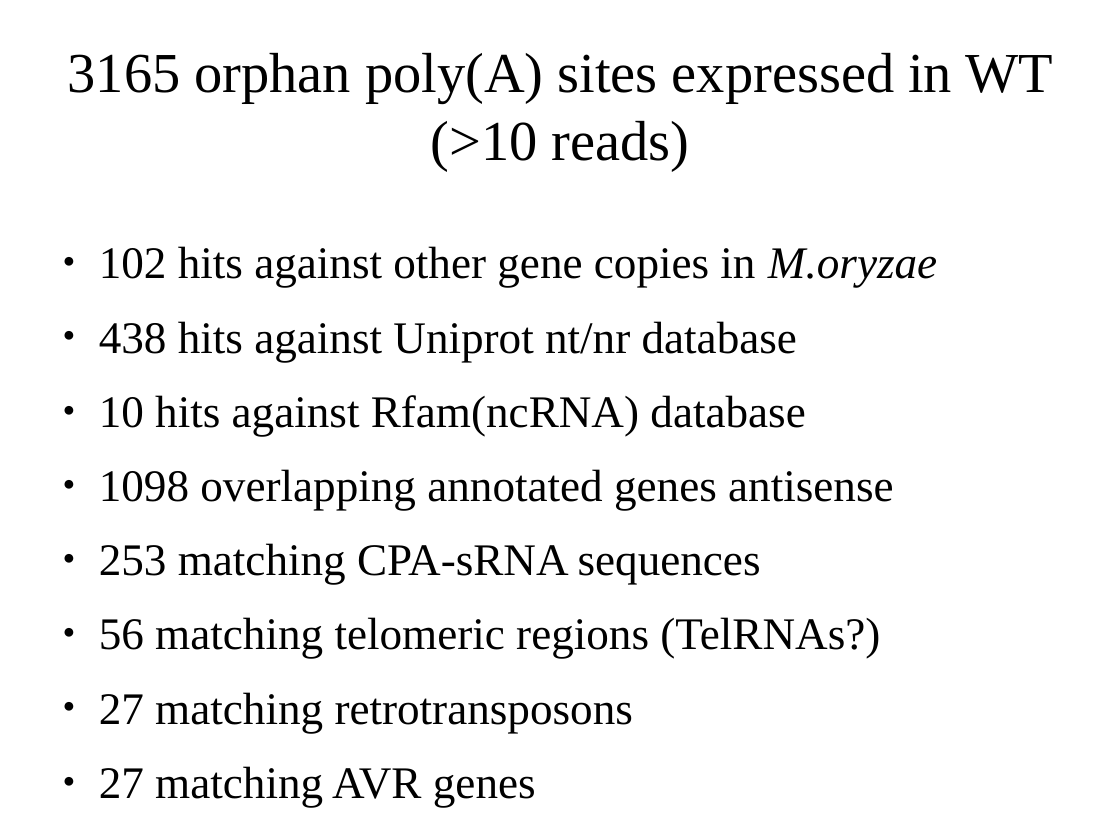
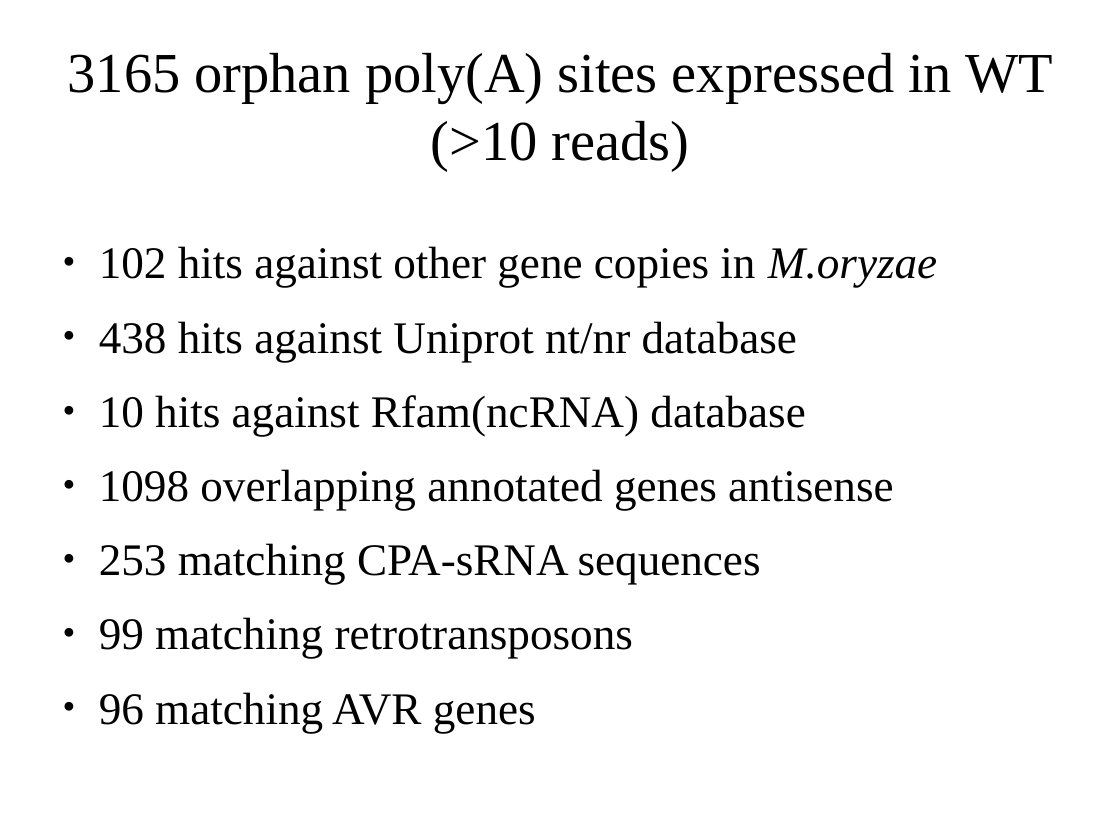
Before and after one commit to wilkinsonlab/m-oryzae-polya, a slide deck: slide 18 of doc/oryzae_presentation.odp. Drawn at 1120x840 pixels with LibreOffice and Linux fonts; fonts in the diff are those of the drawing. Boxes give left, top, right and bottom in pixels: in the first picture for what was removed or moved away, otherwise in the second. Text is boxed around its words. In the diff, an @@ line names an element or a change of style, - is before the commit and + after.

```diff
--- a/doc/oryzae_presentation.odp
+++ b/doc/oryzae_presentation.odp
@@ text at box(99, 617, 633, 733): text changed @@
-● 56 matching telomeric regions (TelRNAs?)
-● 27 matching retrotransposons
-● 27 matching AVR genes
+● 99 matching retrotransposons
+● 96 matching AVR genes
```
Also in this commit, not shown: 11 other slides changed, 5 other files.
